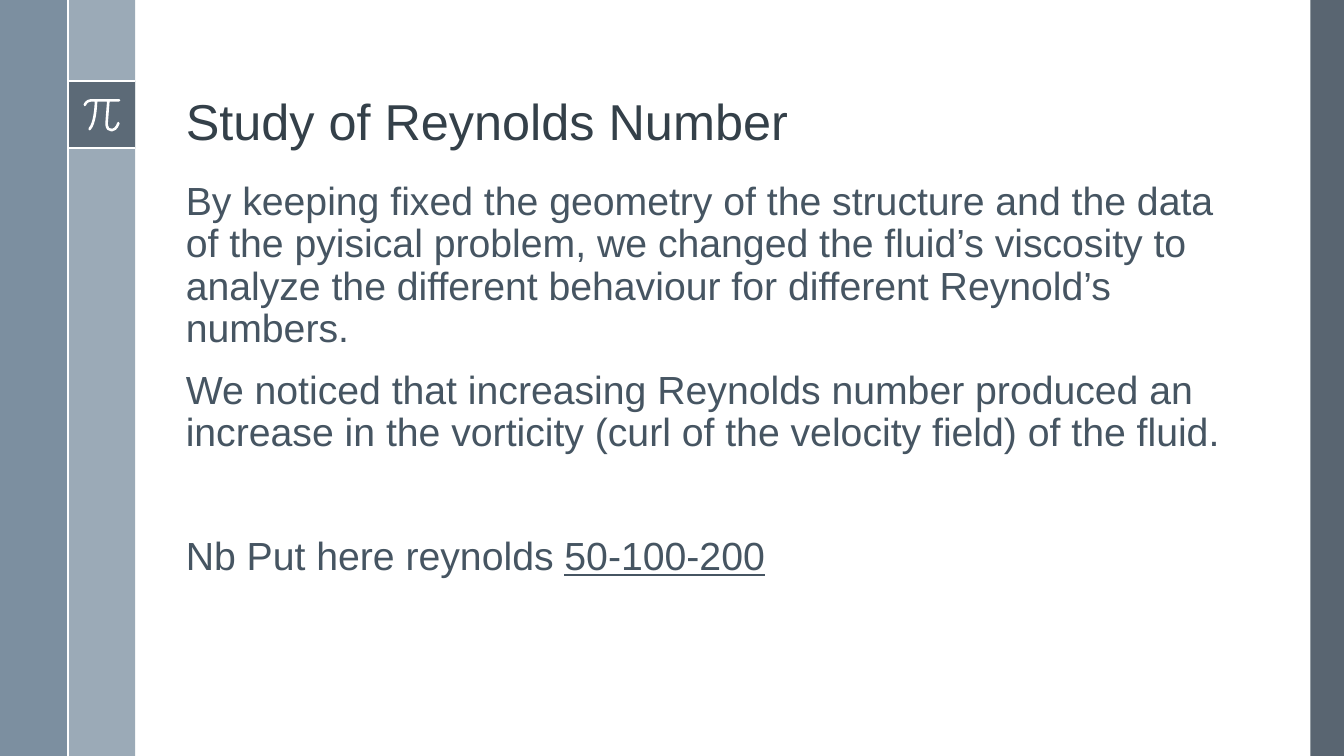
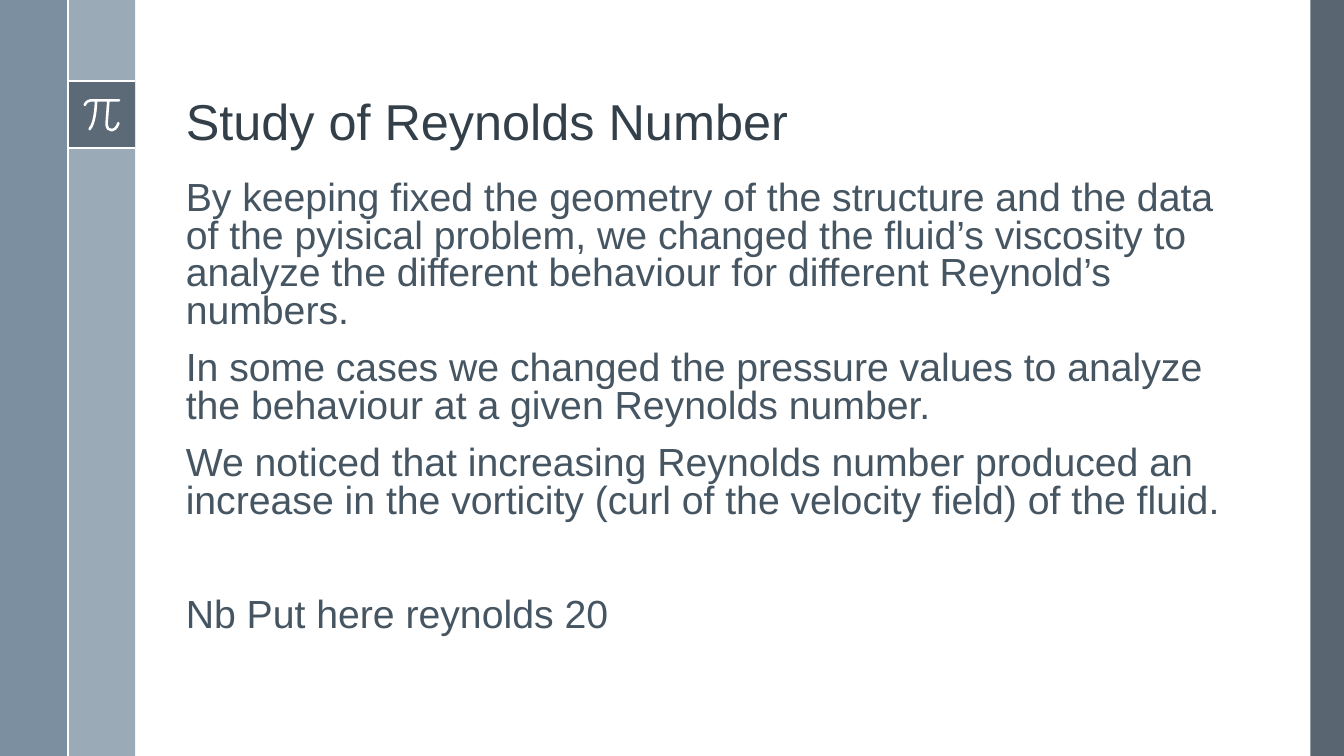
Before and after one commit to simone-fdr/navier-stokes, a slide deck: slide 18 of Presentatione_NMPDE_Navier_Stokes_temp.pptx. Drawn at 1344x756 pixels with LibreOffice and Linux fonts; fonts in the diff are those of the drawing. Boxes give left, top, right and bottom in pixels: in the first picture for what was removed or moved away, otherwise in the second. Text is boxed around its words. In the diff, an @@ line names an element or a change of style, - is before the commit and + after.

```diff
--- a/Presentatione_NMPDE_Navier_Stokes_temp.pptx
+++ b/Presentatione_NMPDE_Navier_Stokes_temp.pptx
@@ text at [186, 182, 1220, 522]: line spacing 0.9 to 0.8 @@
@@ text at [186, 352, 1202, 427]: paragraph added @@
+In some cases we changed the pressure values to analyze the behaviour at a given Reynolds number.
@@ text at [186, 599, 609, 636]: text changed @@
-Nb Put here reynolds 50-100-200
+Nb Put here reynolds 20
```
Also in this commit, not shown: 3 other slides changed, 1 slide added.
